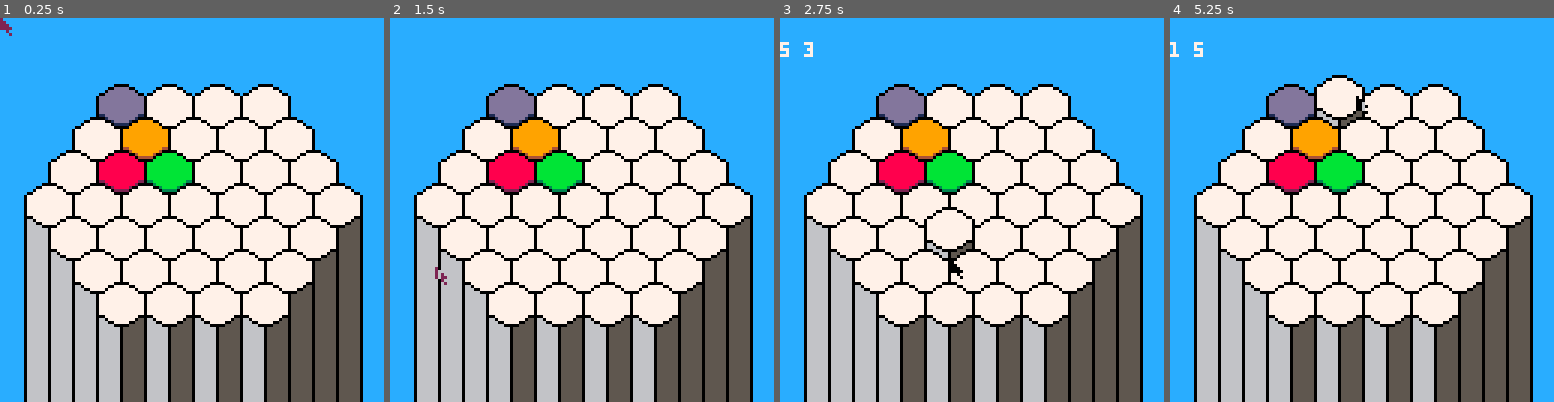
Above: before the commit, frames 1-4 (left to right).
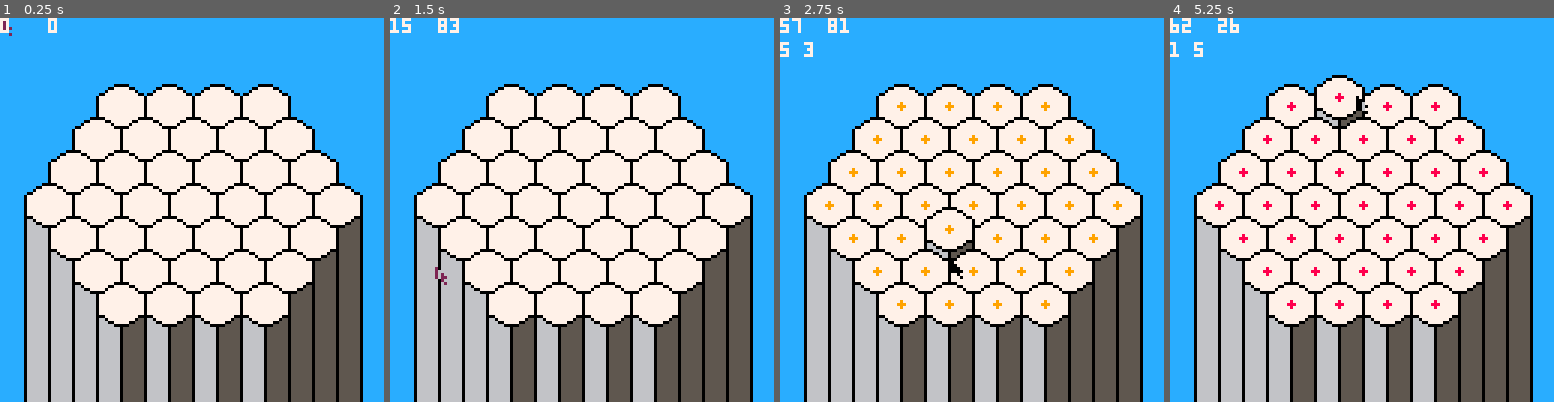
Above: after the commit, the same moments.

Repository: austin-m2/PICO-8-Carts
Game: PICO-8 cartridge bloom.p8
The game is run twice, just before and just after one commit, with the same random seed, the same clock (stepped at 60 frames per second) and the same inputs.
Inputs (mouse positions are in pixels of both pictures, inside the frame that each line leads up to):
- Up to frame 1 (0.25 s): no input
- Up to frame 2 (1.5 s): tap X (X key) at 0.33, 1.07 s; click (670, 121) at 0.67 s; tap O (Z key) at 0.7 s; click (436, 267) at 1.22 s
- Up to frame 3 (2.75 s): hold Right 1.6-2.1 s; tap O (Z key) at 1.7, 2.1, 2.5 s; click (887, 114) at 1.77 s; tap X (X key) at 1.85 s; hold Up 2.15-2.42 s; click (952, 259) at 2.32 s; hold Right from 2.47 s (still down)
- Up to frame 4 (5.25 s): click (1404, 106) at 2.87 s; tap O (Z key) every 0.4 s from 2.9 to 4.9 s; tap X (X key) at 2.97, 4.08, 5.2 s; release Right at 3.03 s; hold Left 3.08-3.58 s; click (1465, 256) at 3.42 s; hold Down 3.63-3.97 s; click (1231, 102) at 3.97 s; hold Right 4.02-4.68 s; click (1292, 248) at 4.52 s; hold Up 4.73-5.03 s; click (1354, 94) at 5.07 s; hold Left from 5.08 s (still down)

The runs differ from the first frame. In frame 1, 3.9% of the frame differs, in the area x 0-50%, y 0-46%; in frame 2, 4.0%; in frame 3, 4.9%; in frame 4, 5.0%, in the area x 0-90%, y 0-76%.

Commit message:
Update bloom.p8
Improved implementation of the way we find the cell currently under the mouse

Diff:
--- a/bloom.p8
+++ b/bloom.p8
@@ -21,6 +21,9 @@
 		width = 17,
 		height = 17
 	}
+
+  curr_mouse_to_cell_coords = nil
+  curr_mouse_to_cell = nil
 
 	cells = {}
 	gems = {}
@@ -48,10 +51,10 @@
     end
   end
 
-  board[3][3] = 2
-  board[3][4] = 3
-  board[2][4] = 1
-  board[1][4] = 4
+  --board[3][3] = 2
+  --board[3][4] = 3
+  --board[2][4] = 1
+  --board[1][4] = 4
 
   --left to right, top to bottom
   cell_coords = {
@@ -129,13 +132,17 @@
   cells_draw()
 
   --print coordinates of cell under mouse
-  if (mouse_to_cell() != nil) then
-    print(mouse_to_cell()[1], 0, 8, 7)
-    print(mouse_to_cell()[2], 8, 8, 7)
+  if (curr_mouse_to_cell != nil) then
+    print(curr_mouse_to_cell[1], 0, 8, 7)
+    print(curr_mouse_to_cell[2], 8, 8, 7)
   end
 
 	--gems_draw()
 	mouse_draw()
+
+
+  print(mouse.x, 0, 0, 7)
+  print(mouse.y, 16, 0, 7)
 
 end
 
@@ -155,6 +162,8 @@
 function mouse_update()
 	mouse.x = stat(32)
 	mouse.y = stat(33)
+  curr_mouse_to_cell = mouse_to_cell()
+  curr_mouse_to_cell_coords = mouse_to_cell_coords()
 end
 
 function mouse_draw()
@@ -197,7 +204,7 @@
   end
 
   --lerp the cell under the mouse upward
-  closestcell = mouse_to_cell_coords()
+  closestcell = curr_mouse_to_cell_coords
   if (closestcell == nil) return
   --if there is a tile there, don't lerp upward
   local index = index_to_board_coords(closestcell)
@@ -225,8 +232,8 @@
 		sspr(cell.spritesheet_x, cell.spritesheet_y, cell.width, cell.height, v.x, v.y, cell.width, cell.height) --draw the actual empty cell
 
     local coords = index_to_board_coords(board_index)
-    if (board[coords[1]][coords[2]] == 1) then
-      spr(5, v.x + 1, v.y + 2, 2, 2) --draw a token (just a test)
+    if (board[coords[1]][coords[2]] == 1) then --draw tokens
+      spr(5, v.x + 1, v.y + 2, 2, 2)
     elseif (board[coords[1]][coords[2]] == 2) then
       spr(7, v.x + 1, v.y + 2, 2, 2)
     elseif (board[coords[1]][coords[2]] == 3) then
@@ -236,6 +243,13 @@
     end
 
 
+    local curcell = curr_mouse_to_cell
+    if (curcell != nil and board[curcell[1]][curcell[2]] == 0) then
+      circfill(v.x + 8, v.y + 8, 1, colorchoice_to_color(colorchoice))
+    end
+
+
+
     board_index += 1
 	end
   palt()
@@ -243,7 +257,7 @@
 end
 
 function gems_update()
-	gem_coords = mouse_to_cell_coords()
+	gem_coords = curr_mouse_to_cell_coords
 	if (is_pressed(6)) then
 
 		sfx(0)
@@ -280,10 +294,16 @@
 --returns the index of the closest cell to the mouse
 --should be called after the blank cells are drawn
 function mouse_to_cell_coords()
-  if (pget(mouse.x, mouse.y) == 12) return nil --mouse is on the sky
-  if (mouse.y > 104) return nil --mouse is below the board
-  if ((mouse.x < 33) and (mouse.y > (34 / 25 * mouse.x + 52))) return nil --mouse is below the left diagonal
-  if ((mouse.x > 96) and (mouse.y > (-34 / 25 * mouse.x + 228))) return nil --mouse is below the right diagonal
+  --if (pget(mouse.x, mouse.y) == 12) return nil --mouse is on the sky
+  --if (mouse.y > 104) return nil --mouse is below the board
+  --if ((mouse.x < 33) and (mouse.y > (34 / 25 * mouse.x + 52))) return nil --mouse is below the left diagonal
+  --if ((mouse.x > 96) and (mouse.y > (-34 / 25 * mouse.x + 228))) return nil --mouse is below the right diagonal
+  local h = 64
+  local k = 60
+  local a = 54
+  local b = 42
+  if (mouse.y > sqrt((1 - ((mouse.x - h)^2) / (a ^ 2)) * (b ^ 2)) + k) return nil
+  if (mouse.y < (-1 * sqrt((1 - ((mouse.x - h)^2) / (a ^ 2)) * (b ^ 2)) + k)) return nil
 
   index = 1
   closestindex = 1
@@ -319,6 +339,13 @@
       end
     end
   end
+end
+
+function colorchoice_to_color(c)
+  if (c == 1) return 9
+  if (c == 2) return 8
+  if (c == 3) return 11
+  if (c == 4) return 13
 end
 
 
